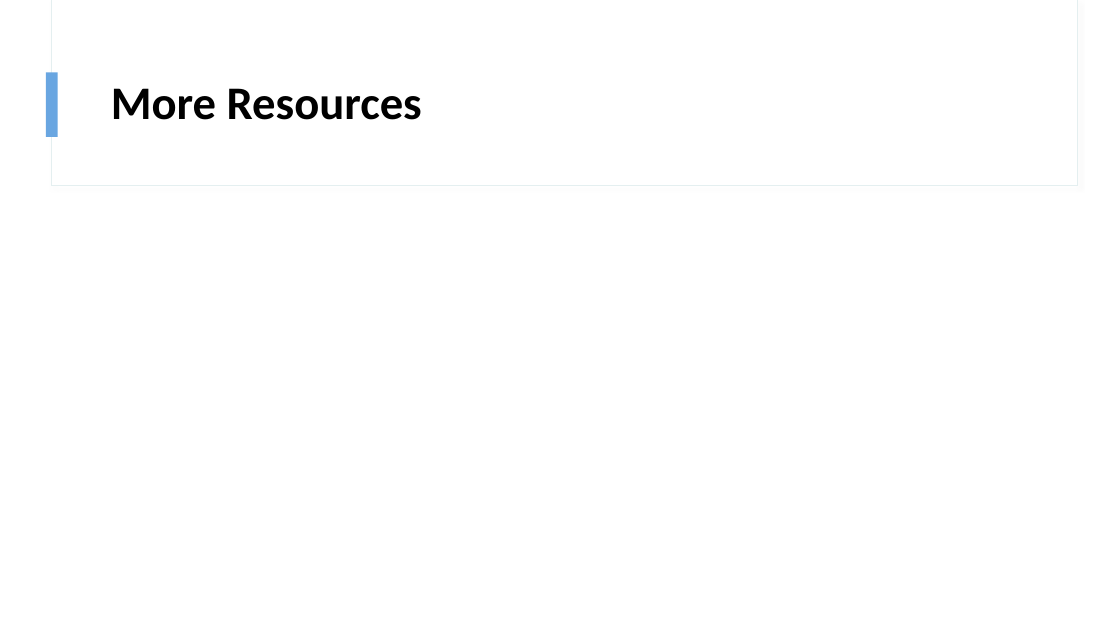
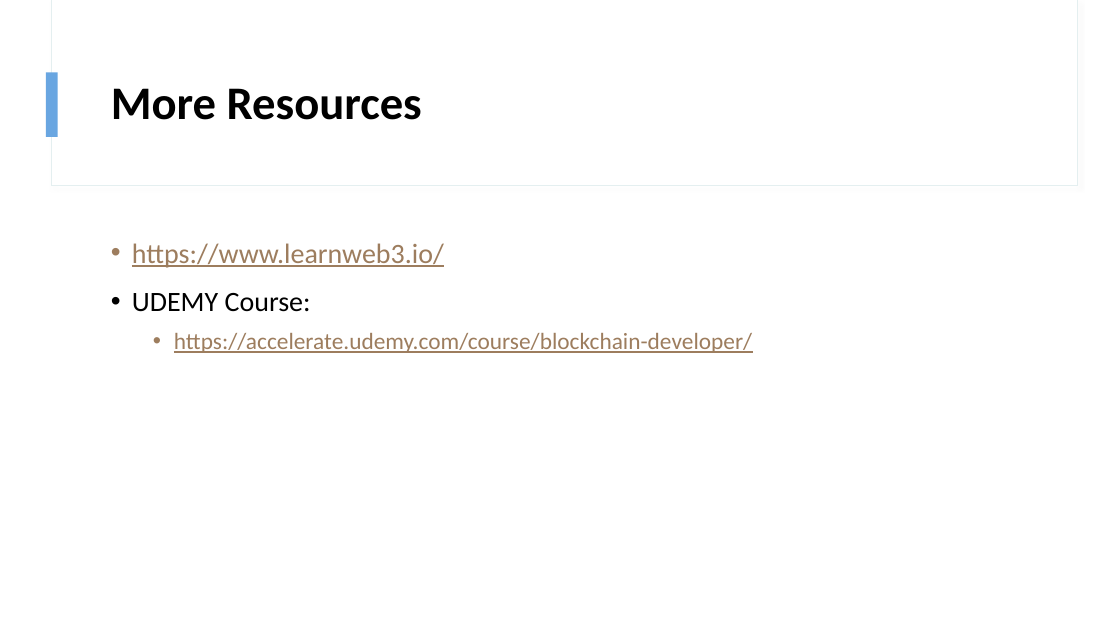
Before and after one commit to zmeghji/YourFirstERC20Token, a slide deck: slide 17 of Creating Your First ERC 20 Token!.pptx (slide 15 before the commit). Drawn at 1120x630 pixels with LibreOffice and Linux fonts; fonts in the diff are those of the drawing. Boxes give left, top, right and bottom in pixels: in the first picture for what was removed or moved away, otherwise in the second. Text is boxed around its words. In the diff, an @@ line names an element or a change of style, - is before the commit and + after.

```diff
--- a/Creating Your First ERC 20 Token!.pptx
+++ b/Creating Your First ERC 20 Token!.pptx
@@ text added at bbox=[132, 243, 752, 353], 20 pt, text #9D7D5E, underline @@
+• https://www.learnweb3.io/
+• UDEMY Course:
+  • https://accelerate.udemy.com/course/blockchain-developer/
```
Also in this commit, not shown: 3 other slides changed, 2 slides added, 3 other files.
